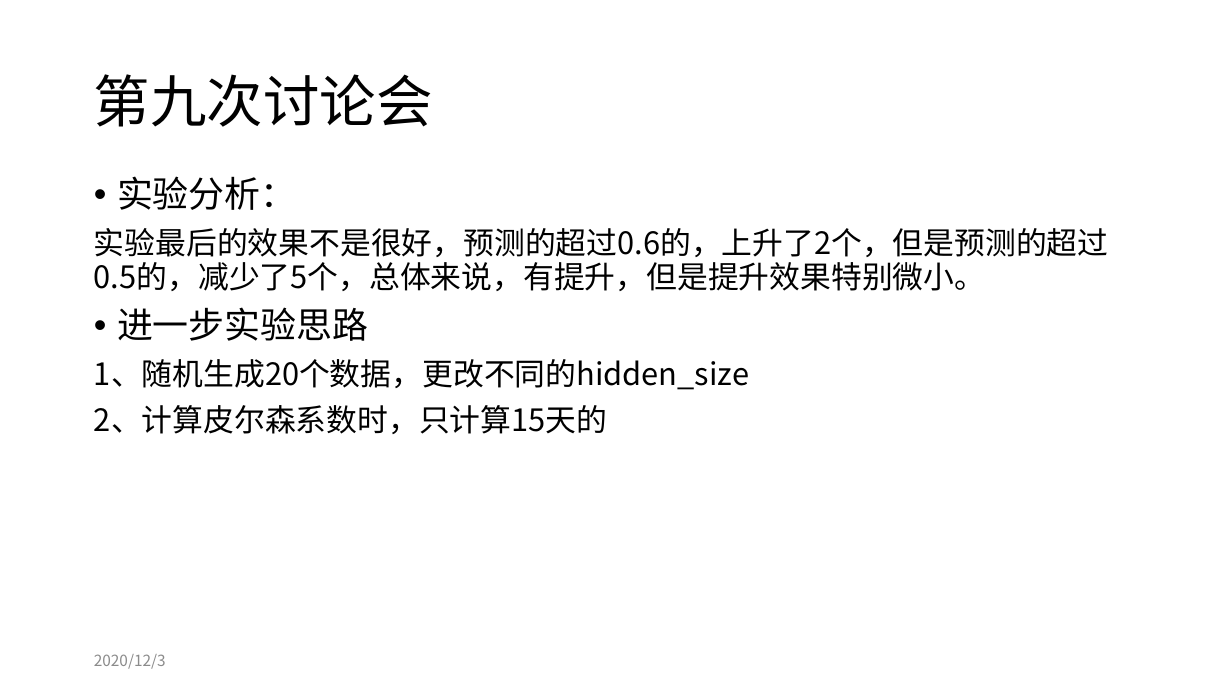
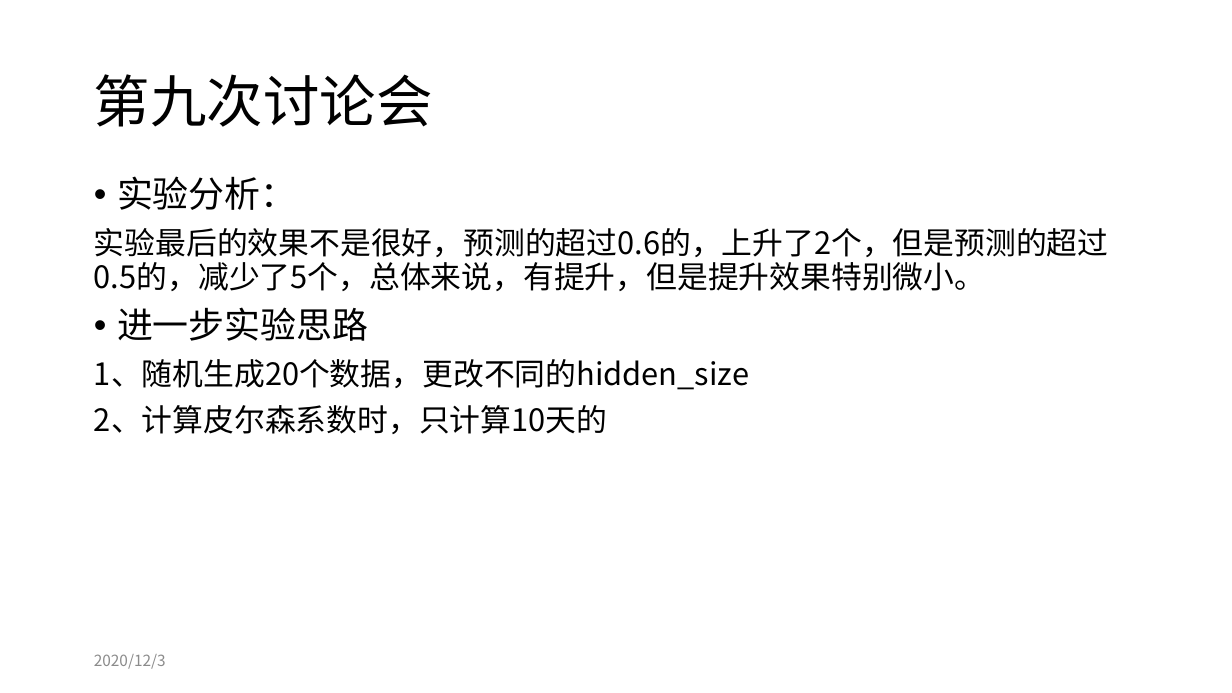
Before and after one commit to tureful/tureful.github.io, a slide deck: slide 12 of workshop_summary.pptx. Drawn at 1232x693 pixels with LibreOffice and Linux fonts; fonts in the diff are those of the drawing. Boxes give left, top, right and bottom in pixels: in the first picture for what was removed or moved away, otherwise in the second. Text is boxed around its words. In the diff, an @@ line names an element or a change of style, - is before the commit and + after.

```diff
--- a/workshop_summary.pptx
+++ b/workshop_summary.pptx
@@ text at <box>94,405,607,434</box>: text changed @@
-2、计算皮尔森系数时，只计算15天的
+2、计算皮尔森系数时，只计算10天的
```
Also in this commit, not shown: 3 slides added, 1 other file.
